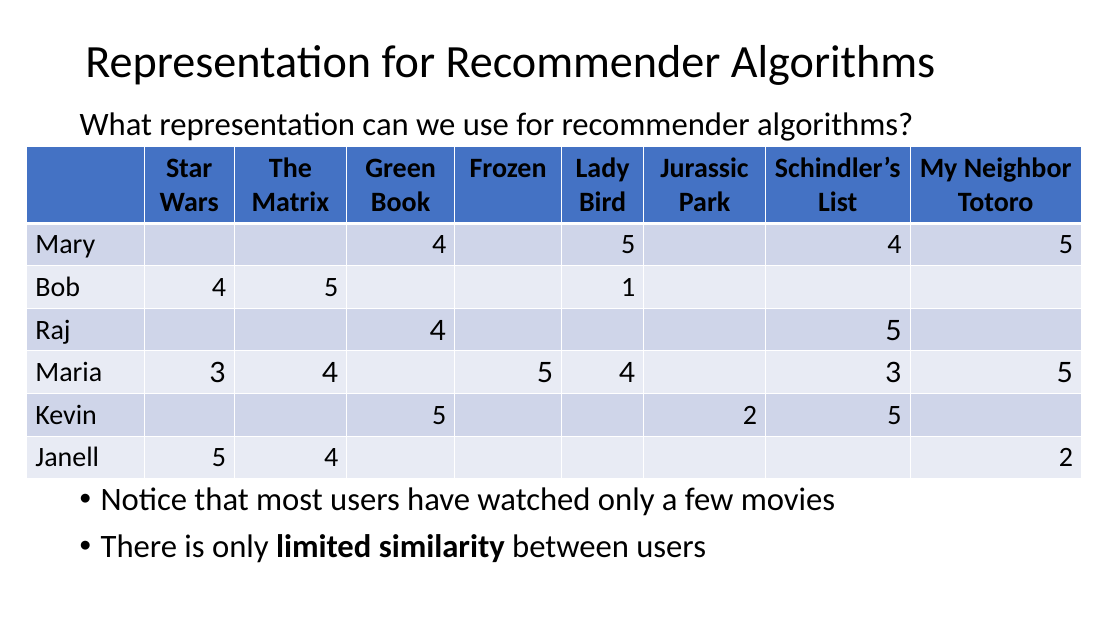
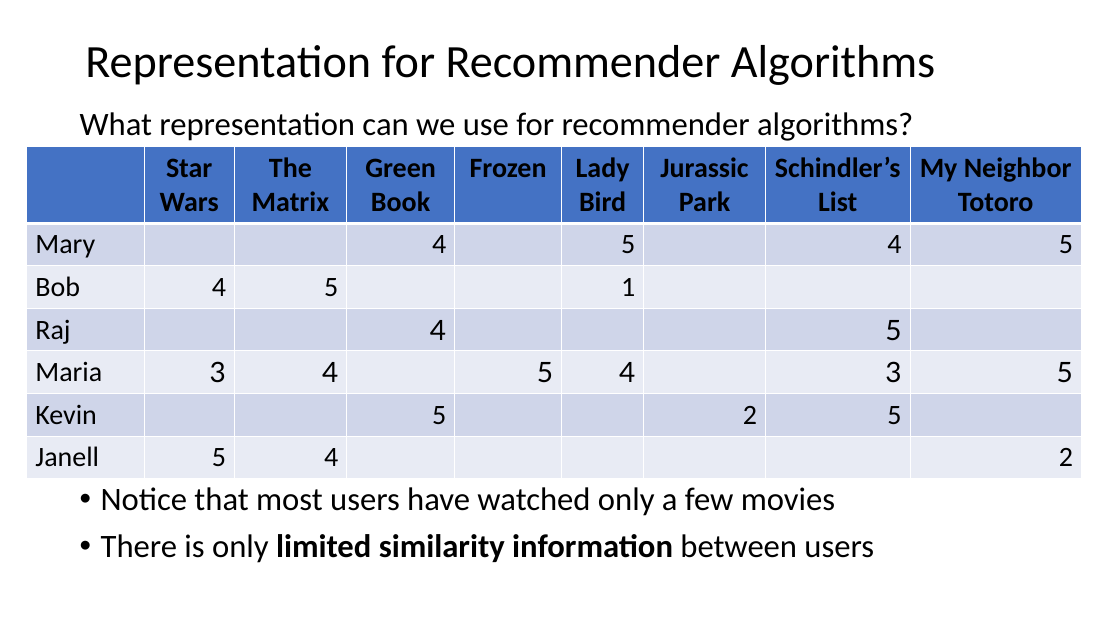
Before and after one commit to tenevian/Harvard-SSP-Data-Mining, a slide deck: slide 22 of slides/7_RecommenderSystems.pptx (slide 21 before the commit). Drawn at 1120x630 pixels with LibreOffice and Linux fonts; fonts in the diff are those of the drawing. Boxes give left, top, right and bottom in pixels: in the first picture for what was removed or moved away, otherwise in the second. Text is boxed around its words. In the diff, an @@ line names an element or a change of style, - is before the commit and + after.

```diff
--- a/slides/7_RecommenderSystems.pptx
+++ b/slides/7_RecommenderSystems.pptx
@@ text at [101, 534, 874, 563]: text changed; bold on @@
-• There is only limited similarity between users
+• There is only limited similarity information between users
```
Also in this commit, not shown: 12 other slides changed, 3 slides added.
